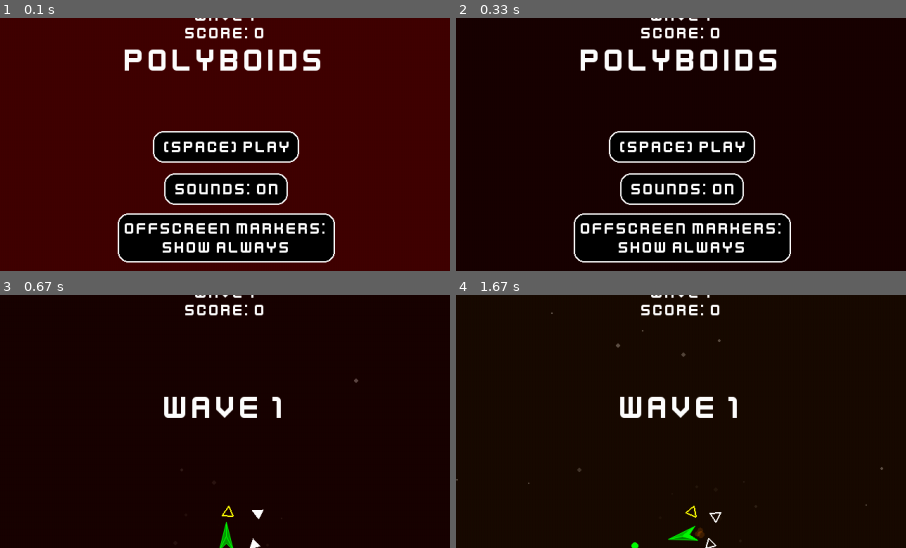
Above: before the commit, frames 1-4 (two rows, left to right).
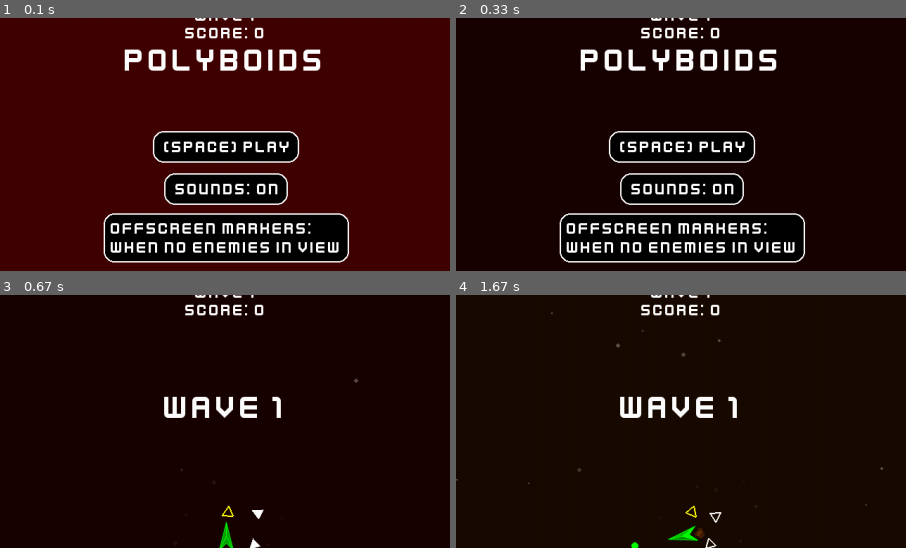
Above: after the commit, the same moments.

Repository: Binary-Ninja/pygame-summer-jam-2024
Game: pygame game, started from main.py
The game is run twice, just before and just after one commit, with the same random seed, the same clock (stepped at 60 frames per second) and the same inputs.
Inputs (mouse positions are % of the whole screen's width and height, from its top left):
- Up to frame 1 (0.1 s): no input
- Up to frame 2 (0.33 s): no input
- Up to frame 3 (0.67 s): click "(SPACE) PLAY" at 0.38 s
- Up to frame 4 (1.67 s): click (15, 87) at 0.72 s; tap Space at 1.07, 1.37 s; click (30, 34) at 1.08 s; click (13, 64) at 1.55 s
The pictures show only the part of the screen within x 25-75%, y 2-52%; the shares and areas given below are measured in that part.

The runs differ from the first frame. In frame 1, 4.0% of the frame differs, in the area x 22-78%, y 77-97%; in frame 2, 3.2%; in frame 3, nothing differs; in frame 4, nothing differs.

Commit message:
added loot pools to enemy types

Diff:
--- a/main.py
+++ b/main.py
@@ -63,13 +63,13 @@
     title_text_surf = big_font.render(GAME_TITLE, True, Color.WHITE)
     wave_clear_surf = big_font.render("WAVE CLEAR", True, Color.WHITE)
     cursor = pg.cursors.Cursor((CURSOR_RADIUS, CURSOR_RADIUS),
-                               utils.make_circle_image(CURSOR_RADIUS, Color.WHITE, Color.BLACK, 3))
+                               utils.make_circle_image(CURSOR_RADIUS, Color.WHITE, Color.BLACK, 4))
     pg.mouse.set_cursor(cursor)
 
     arena_radius = 1000
     debug = False
     effects = True
-    show_indicators = IndicatorStatus.ALWAYS
+    show_indicators = IndicatorStatus.EMPTY
     force_show_indicators = False
     edge_portal = False
     paused = True
@@ -142,43 +142,16 @@
                 if event.button == LEFT_MOUSE_BUTTON and not player.dead:
                     player.thrusting = True
 
-                # Spawn enemies in debug mode.
-                # Do various debug stuff.
+                # Useful debug button.
                 if event.button == MIDDLE_MOUSE_BUTTON and not paused:
                     world_coords = event.pos - camera  # noqa
+                    # wave = 15
                     game_objects.append(sprites.PowerUp(world_coords, (0, 0), random.choice(sprites.RANDOM_POWERUPS)))
-                    # wave = 10
-                    # player.shield = sprites.MAX_SHIELD
-                    game_objects.append(o := sprites.Drone(player))
-                    o.shield = sprites.MAX_SHIELD
+                    # game_objects.append(o := sprites.Drone(player))
+                    # o.shield = sprites.MAX_SHIELD
 
                 if event.button == RIGHT_MOUSE_BUTTON:
                     force_show_indicators = True
-
-                if event.button == RIGHT_MOUSE_BUTTON and not paused and debug:
-                    world_coords = event.pos - camera + (random.randrange(20), random.randrange(20))  # noqa
-                    game_objects.append(sprites.PowerUp(world_coords, (0, 0), random.choice(sprites.RANDOM_POWERUPS)))
-                    shape = random.choice(sprites.RANDOM_SHAPES)
-                    # t = random.choice(sprites.RANDOM_TYPES)
-                    t = None
-                    d = random.random() + 0
-                    o = None
-                    if t is ObjectType.ASTEROID:
-                        game_objects.append(o := sprites.Asteroid(world_coords, shape))
-                    if t is ObjectType.ORBITER:
-                        game_objects.append(o := sprites.Orbiter(world_coords, shape))
-                    if t is ObjectType.RUNNER:
-                        game_objects.append(o := sprites.Runner(world_coords, shape, player))
-                    if t is ObjectType.CHASER:
-                        game_objects.append(o := sprites.Chaser(world_coords, shape, player))
-                    if t is ObjectType.GUNNER:
-                        game_objects.append(o := sprites.Gunner(world_coords, shape, player))
-                    if o:
-                        o.shield = sprites.MAX_SHIELD if random.random() > 0.5 else 0
-                    if o is not None and d > 0.5:
-                        for _ in range(random.randint(2, 6)):
-                            game_objects.append(d := sprites.Drone(o))
-                            d.shield = sprites.MAX_SHIELD if random.random() > 0.8 else 0
 
             if event.type == pg.MOUSEBUTTONUP:
                 if event.button == LEFT_MOUSE_BUTTON:
@@ -212,6 +185,12 @@
                 player.dead = False
                 player.pos = pg.Vector2()
                 player.vel = pg.Vector2()
+                player.bullet_damage_up = 0
+                player.rapid_fire = 0
+                player.bullet_speed = 0
+                player.big_thrust = 0.0
+                player.phase = 0.0
+                player.laser = 0.0
 
             # Set up a new wave.
             if new_wave:
@@ -285,7 +264,7 @@
                                                                    d=debris_particles, p=player, s=screen, c=camera,
                                                                    b=bullets, e=edge_portal)]
             # Count remaining enemies.
-            enemies_left = len([go for go in game_objects if go.type in sprites.ENEMY_FACTION])
+            enemies_left = len([go for go in game_objects if go.type in sprites.ENEMY_MARKERS])
 
             # Increase wave timer.
             if not enemies_left and not player.dead:
@@ -384,7 +363,7 @@
         enemies_not_on_screen = []
         for go in game_objects:
             # Detect offscreen enemies.
-            if go.type in sprites.ENEMY_FACTION and not go.on_screen(screen, camera):
+            if go.type in sprites.ENEMY_MARKERS and not go.on_screen(screen, camera):
                 enemies_not_on_screen.append(go)
             # Draw the game object.
             go.draw(screen, light_source, camera)
--- a/sprites.py
+++ b/sprites.py
@@ -160,18 +160,40 @@
 
 
 class PowerUpType(enum.Enum):
+    # Ship upgrades.
     HEALTH = enum.auto()
-    SHIELD = enum.auto()
-    SHIELD_DRONE = enum.auto()
-    DRONE = enum.auto()
+    THRUST = enum.auto()
+    PHASE = enum.auto()
+    # Bullet upgrades.
     BULLET_DAMAGE = enum.auto()
     RAPID_FIRE = enum.auto()
     BULLET_SPEED = enum.auto()
-    THRUST = enum.auto()
-    PHASE = enum.auto()
+    # Drone upgrades.
+    DRONE = enum.auto()
     BULLET_DRONES = enum.auto()
+    # Only drops from gunners.
     LASER = enum.auto()
-
+    # Only drops if enemy was shielded.
+    SHIELD = enum.auto()
+    SHIELD_DRONE = enum.auto()
+
+
+BASIC_POWERUPS = (
+    PowerUpType.HEALTH,
+    PowerUpType.THRUST,
+)
+
+BETTER_POWERUPS = (
+    PowerUpType.RAPID_FIRE,
+    PowerUpType.BULLET_DAMAGE,
+    PowerUpType.DRONE,
+)
+
+BEST_POWERUPS = (
+    PowerUpType.PHASE,
+    PowerUpType.BULLET_SPEED,
+    PowerUpType.BULLET_DRONES,
+)
 
 RANDOM_POWERUPS = (
     PowerUpType.BULLET_DAMAGE,
@@ -187,10 +209,37 @@
     PowerUpType.BULLET_SPEED,
 )
 
+DROP_RATE = {
+    ObjectType.POWER_UP: 0,
+    ObjectType.PLAYER: 0,
+    ObjectType.PLAYER_DRONE: 0,
+    ObjectType.ENEMY_DRONE: 0,
+    ObjectType.ASTEROID: 0.2,
+    ObjectType.ORBITER: 0.2,
+    ObjectType.RUNNER: 0.5,
+    ObjectType.CHASER: 0.5,
+    ObjectType.GUNNER: 1,
+}
+
+LOOT: dict[ObjectType, Sequence[PowerUpType]] = {
+    ObjectType.POWER_UP: [],
+    ObjectType.PLAYER: [],
+    ObjectType.PLAYER_DRONE: [],
+    ObjectType.ENEMY_DRONE: [],
+    ObjectType.ASTEROID: BASIC_POWERUPS,
+    ObjectType.ORBITER: BASIC_POWERUPS + BETTER_POWERUPS,
+    ObjectType.RUNNER: BASIC_POWERUPS + BETTER_POWERUPS + BEST_POWERUPS,
+    ObjectType.CHASER: BETTER_POWERUPS + BEST_POWERUPS,
+    ObjectType.GUNNER: (PowerUpType.BULLET_DAMAGE, PowerUpType.RAPID_FIRE,
+                        PowerUpType.BULLET_SPEED, PowerUpType.BULLET_DRONES,
+                        PowerUpType.LASER,
+                        ),
+}
+
 
 PLAYER_FACTION = (ObjectType.PLAYER, ObjectType.PLAYER_DRONE)
-ENEMY_FACTION = (ObjectType.ENEMY_DRONE, ObjectType.ASTEROID, ObjectType.ORBITER, ObjectType.RUNNER, ObjectType.CHASER,
-                 ObjectType.GUNNER)
+ENEMY_MARKERS = (ObjectType.ASTEROID, ObjectType.ORBITER, ObjectType.RUNNER, ObjectType.CHASER, ObjectType.GUNNER)
+ENEMY_FACTION = ENEMY_MARKERS + (ObjectType.ENEMY_DRONE,)
 
 
 TYPE_SCORES = {
@@ -461,8 +510,11 @@
                     sounds.play(ASTEROID_BREAK_SOUND)
                 # Spawn powerups if not a drone.
                 if self.type in ENEMY_FACTION and self.type is not ObjectType.ENEMY_DRONE:
-                    if random.random() > 0.5:
-                        objects.append(PowerUp(self.pos, self.vel, random.choice(RANDOM_POWERUPS)))
+                    if random.random() > DROP_RATE[self.type]:
+                        loot = LOOT[self.type]
+                        if self.shield:
+                            loot += (PowerUpType.SHIELD, PowerUpType.SHIELD_DRONE)
+                        objects.append(PowerUp(self.pos, self.vel, random.choice(loot)))
             return False
         self.pos += self.vel * dt
         if self.pos.length_squared() > arena_radius ** 2:
